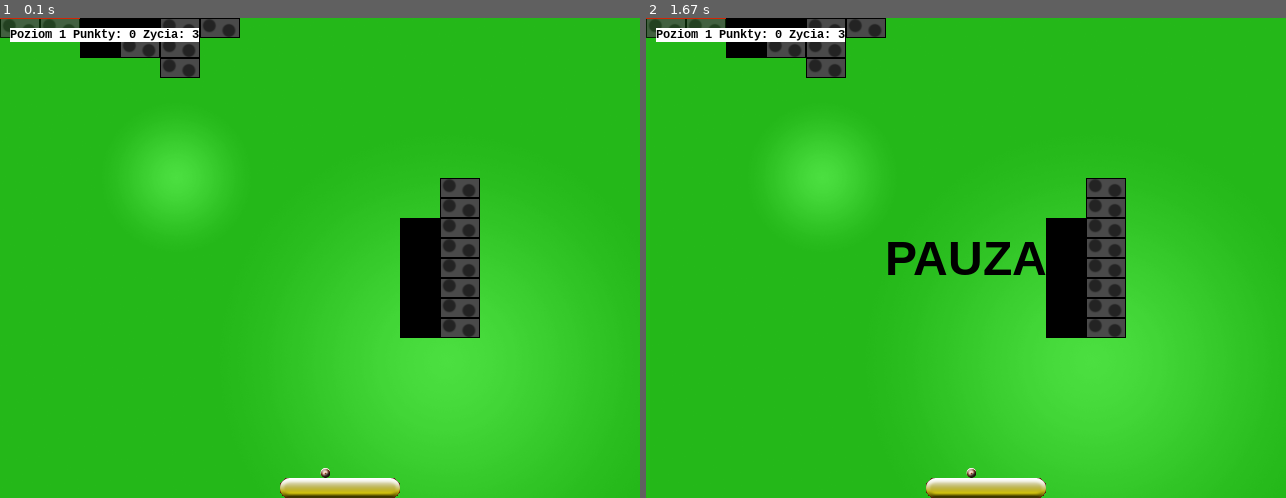
Above: before the commit, frames 1-2 (left to right).
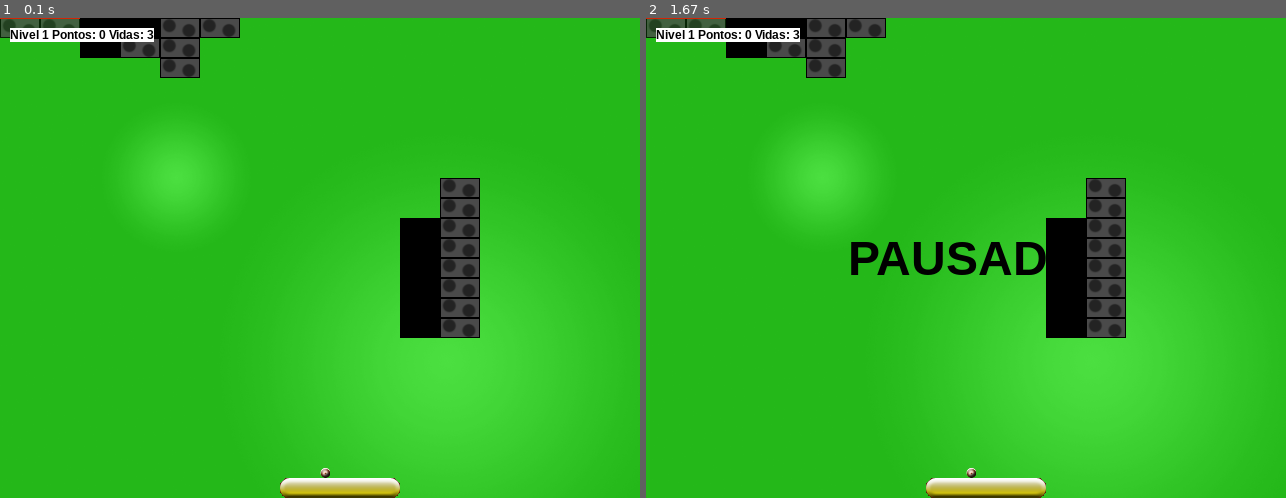
Above: after the commit, the same moments.

Repository: lucianossj/PyGame-Arkanoid
Game: pygame game, started from Arkanoid.py
Same seed, same stepped clock (60 frames per second), same inputs: the game is played once before the commit and once after it. The source is Python 2; it was converted automatically to run under Python 3.
Inputs:
- Up to frame 1 (0.1 s): no input
- Up to frame 2 (1.67 s): tap P at 0.33 s

The runs differ from the first frame. In frame 1, 0.5% of the frame differs, in the area x 1-32%, y 2-5%; in frame 2, 1.7%, in the area x 1-63%, y 2-54%.

Commit message:
Tradução português dados tela e comentários no código

Diff:
--- a/Arkanoid.py
+++ b/Arkanoid.py
@@ -22,16 +22,16 @@
     pygame.init()
     pygame.mixer.init(11025)
 
-    # Bardzo ważne pole klasy, definiujące nam aktualny stan gry - od tego zależy jak będą przetwarzane zdarzenia itp.
+    # Um campo de classe muito importante, definindo o estado atual do jogo - depende de como os eventos serão processados, etc.
     self.actualState = states["START"]
 
     self.display = pygame.display.set_mode( gfx["screen"] )
     pygame.display.set_caption( "Arkanoid v" + version )
-    # Mamy 4 podstawowe obiekty, które tworzą nam grę
-    ## Painter - rysujący na ekran aktualną klatkę gry.
-    ## Mapper - odpowiadający za ładowanie mapy.
-    ## Status - przechowujący stan aktualny gry - punkty, życia, aktualnie działające efekty itp.
-    ## Objects - przechowujący aktualne obiekty w grze - kulki, bloczki, paletkę itp.
+    # Temos 4 objetos básicos que compõem o jogo para nós
+    ## Painter - desenhando o quadro do jogo atual na tela.
+    ## Mapper - responsável por carregar o mapa.
+    ## Status - armazenar o estado atual do jogo - pontos, vidas, efeitos atuais, etc.
+    ## Objects - armazenar objetos atuais no jogo - bolas, blocos, paleta, etc.
 
     self.objects = GameModule.Objects()
     self.mapper =  GameModule.Mapper( self.objects )
@@ -42,7 +42,7 @@
     self.newLevel()
 
   def loop(self):
-    # W pętli gry jak to w pętli gry - przetwarzamy zdarzenia, sprawdzamy stan gry i rysujemy nową klatkę.
+    # No loop do jogo, como no loop do jogo, processamos eventos, verificamos o estado do jogo e desenhamos um novo quadro.
     self.fps.tick( gfx["framerate"] )
     for event in pygame.event.get():
       self.handleGlobalEvents( event )
@@ -56,7 +56,7 @@
       bigFont = pygame.font.SysFont( "sans-serif", 32 )
       gameOver = bigFont.render( "GAME OVER!", True, (255,255,255) )
       smallFont = pygame.font.SysFont( "sans-serif", 18 )
-      points = smallFont.render( "Punktow: " + str(self.status.points), True, (255,255,255) )
+      points = smallFont.render( "Pontos: " + str(self.status.points), True, (255,255,255) )
       self.display.blit( gameOver, (gfx["screen"][0]/2 - gameOver.get_size()[0]/2, gfx["screen"][1]/2 - gameOver.get_size()[1]/2) )
       self.display.blit( points, (gfx["screen"][0]/2 - points.get_size()[0]/2, gfx["screen"][1]/2 - gameOver.get_size()[1]/2 - 40) )
     pygame.display.update()
@@ -162,10 +162,11 @@
 
   def generatePowerup(self):
     r = random.randint(1,3)
-    # Mamy do wygenerowania 3 powerupy:
-    # 1 - +1 żyć
-    # 2 - na 30 sekund pad jest zwiększony do 5 "kratek"
-    # 3 - dodatkowa kulka
+    # Temos 3 upgrades para gerar:
+    # 1 - +1 ao vivo
+    # 2 - por 30 segundos o bloco é aumentado para 5 "caixas"
+    # 3 - bola adicional
+
     print r
     if r == 1:
       self.status.lives += 1
@@ -183,7 +184,7 @@
     if brickType == "simple":
       self.objects.setGrid( obj.x, obj.y, None )
       rand = random.randint( 0, 9 )
-      if rand == 9: # 1/10 szansy na powerupa
+      if rand == 9: # 1/10 de chance de ligar
         self.objects.spawnPowerup( obj.x, obj.y )
 
     elif brickType == "solid":
--- a/GameModule/Objects.py
+++ b/GameModule/Objects.py
@@ -14,7 +14,7 @@
     self.__pad = Pad()
     self.__bg = None
 
-  # Pobiera nam tylko istniejące elementy siatki.
+  # Nos fornece apenas os elementos de grade existentes.
   def grid(self):
     ret = []
     for i in xrange(len(self.gridObjects)):
--- a/GameModule/Painter.py
+++ b/GameModule/Painter.py
@@ -28,14 +28,14 @@
     for power in powerups:
       self.display.blit( power.image, power.rect.topleft )
 
-    font = pygame.font.SysFont( "monospace", 12, True )
+    font = pygame.font.SysFont( "Arial", 12, True )
 
-    points = font.render( "Poziom " + str(self.state.level+1) + " Punkty: " + str(self.state.points) + " Zycia: " + str(self.state.lives), True, (0,0,0), (255,255,255) )
+    points = font.render( "Nivel " + str(self.state.level+1) + " Pontos: " + str(self.state.points) + " Vidas: " + str(self.state.lives), True, (0,0,0), (255,255,255) )
 
     self.display.blit( points, ( 10, 10 ) )
 
     if self.paused:
       font2 = pygame.font.SysFont( "sans-serif", 48, True )
-      pauseText = font2.render( "PAUZA", True, (0,0,0) )
+      pauseText = font2.render( "PAUSADO", True, (0,0,0) )
       px,py = pauseText.get_size()
       self.display.blit( pauseText, ( 320 - px/2, 240 - py/2 ) )
Not shown, added: GameModule/Constants.pyc
Not shown, added: GameModule/Mapper.pyc
Not shown, changed: GameModule/Models/Ball.pyc
Not shown, changed: GameModule/Models/Brick.pyc
Not shown, changed: GameModule/Models/GhostBrick.pyc
Not shown, changed: GameModule/Models/Pad.pyc
Not shown, changed: GameModule/Models/Powerup.pyc
Not shown, changed: GameModule/Models/SimpleBrick.pyc
Not shown, changed: GameModule/Models/SolidBrick.pyc
Not shown, changed: GameModule/Models/__init__.pyc
Not shown, added: GameModule/Objects.pyc
Not shown, added: GameModule/Painter.pyc
(and 1 more such lines)
